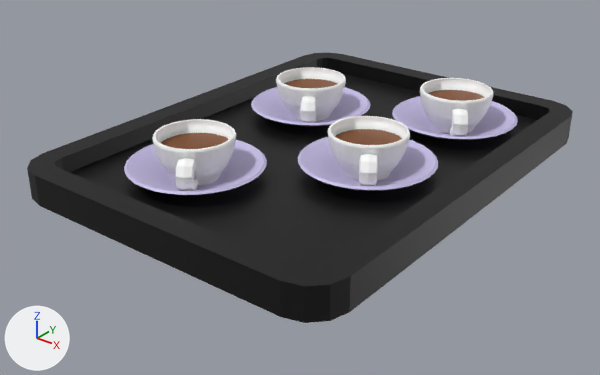
One commit to the FBX model Assets/Models/Bandeja.fbx: the scene before it, then after it.
The view is the same before and after, from a 50 mm camera at (0.494, -0.652, 0.349) aimed at (-0.002, -0.032, -0.035). Lighting does not change. The marker at lower left points along +X, +Y and +Z. Where no turn or scale is listed for an object, it has been applied to the vertices.

Script lines for the objects in view, before the commit:
```python
me_cube_001 = bpy.data.meshes.new('Cube.001')
me_cube_001.from_pydata(...)  # 64 vertices, 50 faces; spans x -0.19..0.19, y -0.251..0.251, z -0.016..0.016
me_cube_001.materials.append(mat_material_001)  # picture img_colorsmap_png
me_círculo_010 = bpy.data.meshes.new('Círculo.010')
me_círculo_010.from_pydata(...)  # 726 vertices, 672 faces; spans x -0.0695..0.0695, y -0.0695..0.0695, z 0.0..0.0485
me_círculo_010.materials.append(mat_material_001)  # picture img_colorsmap_png
ob_bandeja = bpy.data.objects.new('Bandeja', me_cube_001)
ob_bandeja.location = (0.0, 0.0, 0.0)
ob_taza = bpy.data.objects.new('Taza', me_círculo_010)
ob_taza.location = (-0.0541, -0.1312, -0.0045)
ob_taza.rotation_euler = (0.0, 0.0, 0.134)  # degrees (0, 0, 7.7)
ob_taza_001 = bpy.data.objects.new('Taza.001', me_círculo_010)
ob_taza_001.location = (0.0723, -0.0175, -0.0045)
ob_taza_001.rotation_euler = (0.0, 0.0, 0.134)  # degrees (0, 0, 7.7)
ob_taza_002 = bpy.data.objects.new('Taza.002', me_círculo_010)
ob_taza_002.location = (0.0793, 0.1446, -0.0045)
ob_taza_002.rotation_euler = (0.0, 0.0, 0.134)  # degrees (0, 0, 7.7)
ob_taza_003 = bpy.data.objects.new('Taza.003', me_círculo_010)
ob_taza_003.location = (-0.0715, 0.0749, -0.0045)
ob_taza_003.rotation_euler = (0.0, 0.0, 0.134)  # degrees (0, 0, 7.7)
```
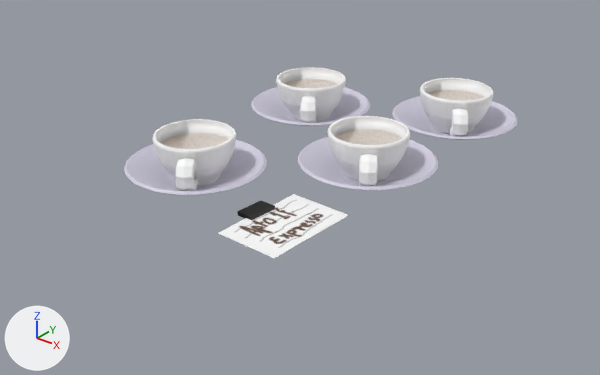
Where the newer file only moved an object's origin or applied its transform, the numbers keep the older frame.

Changed parts and their boxes [x1, y1, x2, y2] in the pictures (600 x 375 px):
'Bandeja', surface changed, recoloured: [27, 52, 573, 323] in both
'Taza', surface changed, recoloured: [124, 119, 267, 195] in both
'Taza.001', surface changed, recoloured: [298, 116, 438, 191] in both
'Taza.002', surface changed, recoloured (blue to grey): [392, 78, 518, 140] in both
'Taza.003', surface changed, recoloured (blue to grey): [251, 67, 371, 126] in both
'Plano', added: after [219, 194, 348, 258]

The change, as a diff of the scene's bpy script:
```diff
--- a/Assets/Models/Bandeja.fbx.py
+++ b/Assets/Models/Bandeja.fbx.py
@@ img_colorsmap_png @@
-img_colorsmap_png = load_image('colorsMap.png', '../Materials/colorsMap.png', 736, 218, 'sRGB')
+img_colorsmap_png = load_image('colorsMap.png', '../Materials/colorsMap.png', 736, 218, 'Non-Color')
@@ mat_material_005 @@
+mat_material_005 = bpy.data.materials.new('Material.005')
+# uses the picture img_colorsmap_png
@@ me_círculo_010 @@
 me_círculo_010.from_pydata(...)  # 726 vertices, 672 faces; spans x -0.0695..0.0695, y -0.0695..0.0695, z 0.0..0.0485
-me_círculo_010.materials.append(mat_material_001)  # picture img_colorsmap_png
+me_círculo_010.materials.append(mat_material_005)
@@ me_cube_001 @@
 me_cube_001.from_pydata(...)  # 64 vertices, 50 faces; spans x -0.19..0.19, y -0.251..0.251, z -0.016..0.016
-me_cube_001.materials.append(mat_material_001)  # picture img_colorsmap_png
+me_cube_001.materials.append(mat_material_005)
@@ me_plano @@
+me_plano.from_pydata(...)  # 24 vertices, 15 faces; spans x -0.47..1.1, y -1.24..1.87, z -0.06..0.02
+me_plano.materials.append(mat_material_001)  # picture img_colorsmap_png
@@ ob_plano @@
+ob_plano = bpy.data.objects.new('Plano', me_plano)
+ob_plano.location = (0.0895, -0.1445, 0.0)
+ob_plano.scale = (-0.0502, -0.0329, -0.0502)
```
